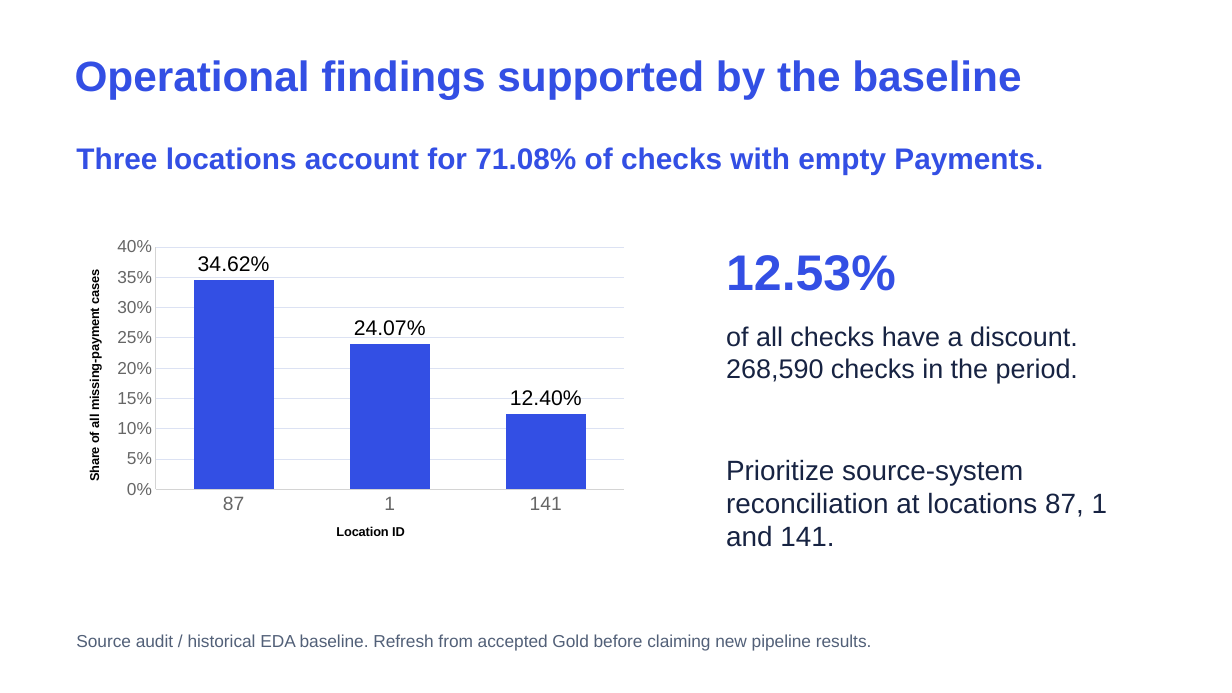
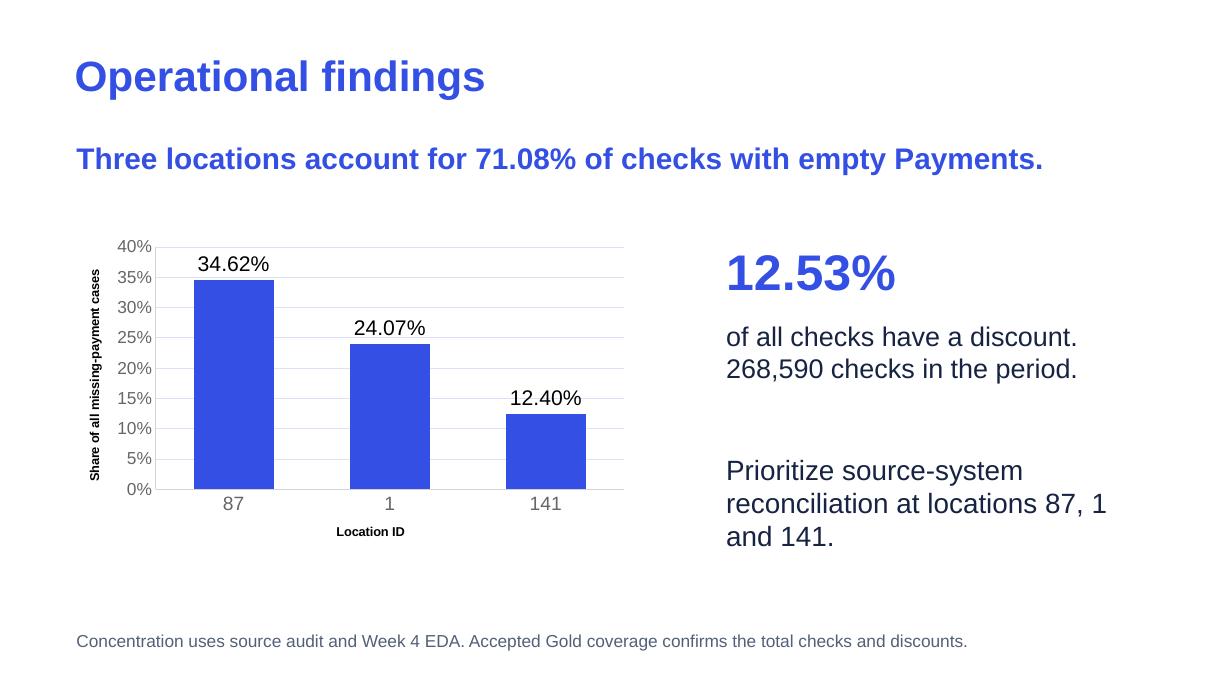
Before and after one commit to brunogcampa/sun-holdings-applebees-fraud-detection, a slide deck: slide 7 of src/transformations/gold/Applebees_Phase2_EN.pptx. Drawn at 1232x693 pixels with LibreOffice and Linux fonts; fonts in the diff are those of the drawing. Boxes give left, top, right and bottom in pixels: in the first picture for what was removed or moved away, otherwise in the second. Text is boxed around its words. In the diff, an @@ line names an element or a change of style, - is before the commit and + after.

Commit message:
Record verified pipeline and first complete job run, update five-minute English presentation

```diff
--- a/src/transformations/gold/Applebees_Phase2_EN.pptx
+++ b/src/transformations/gold/Applebees_Phase2_EN.pptx
@@ text at (x1=75, y1=60, x2=485, y2=99): text changed @@
-Operational findings supported by the baseline
+Operational findings
@@ text at (x1=76, y1=634, x2=968, y2=651): text changed @@
-Source audit / historical EDA baseline. Refresh from accepted Gold before claiming new pipeline results.
+Concentration uses source audit and Week 4 EDA. Accepted Gold coverage confirms the total checks and discounts.
```
Also in this commit, not shown: 5 other slides changed, 2 slides added, 2 slides removed, 14 other files.
